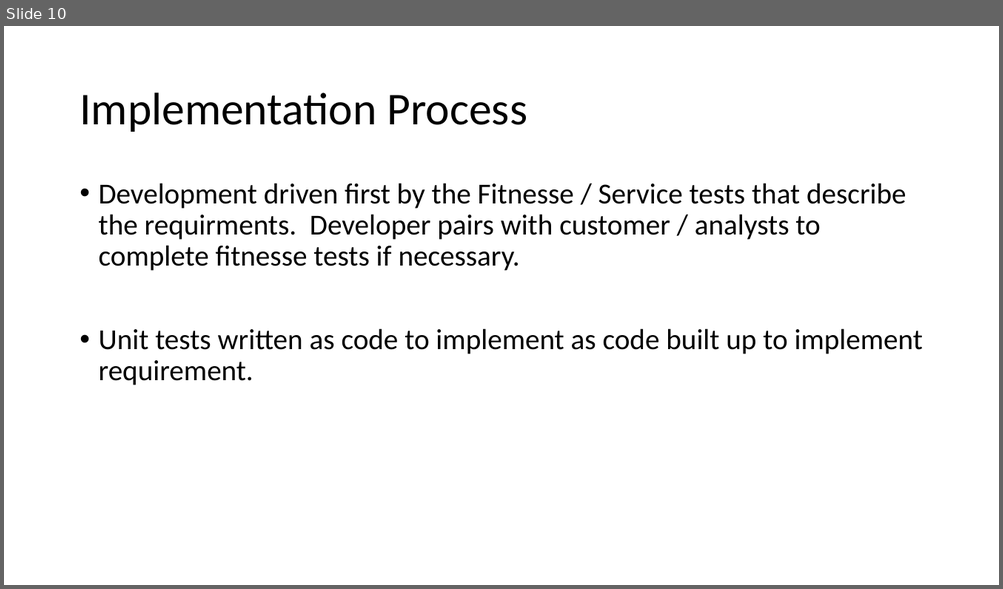
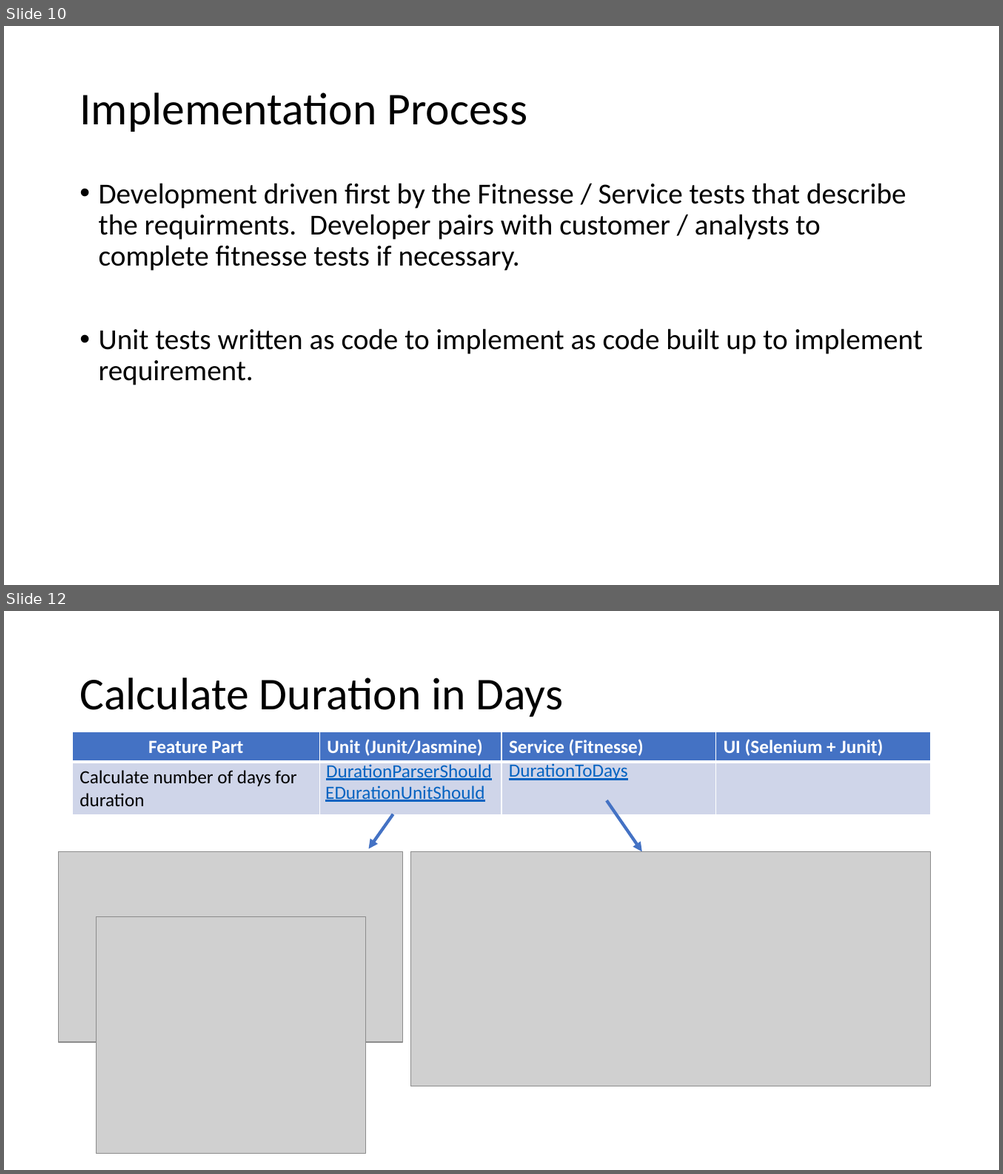
Before and after one commit to weaverj/testpyramidexample, a slide deck: Test Pyramid Presentation.pptx. Shown one above the other, each under a label of ours: slide 10 before the commit, slides 10 and 12 after it; the slides between them are not shown. The pictures are 1003x589 and 1003x1174 pixels, drawn with LibreOffice and Linux fonts; fonts in the diff are those of the drawing; grey boxes stand for pictures; background and template pictures are left out. Boxes give left, top, right and bottom in pixels: in the first picture for what was removed or moved away, otherwise in the second. Text is boxed around its words. In the diff, an @@ line names an element or a change of style, - is before the commit and + after.

```diff
--- a/Test Pyramid Presentation.pptx
+++ b/Test Pyramid Presentation.pptx
@@ slide 12 added at [4,611,999,1170], background #FFFFFF @@
@@ title added at [79,678,563,717], 44 pt, text #000000 @@
+Calculate Duration in Days
@@ table added at [73,732,931,815], 2 rows, 4 columns @@
+Feature Part | Unit (Junit/Jasmine) | Service (Fitnesse) | UI (Selenium + Junit)
+Calculate number of days for duration |  |  | 
@@ text added at [326,762,492,780], 18 pt, text #0563C1, underline @@
+DurationParserShould
@@ text added at [509,762,628,780], 18 pt, text #0563C1, underline @@
+DurationToDays
@@ text added at [325,786,484,802], 18 pt, text #0563C1, underline @@
+EDurationUnitShould
@@ arrow added from (607, 800) to (642, 852), #4472C4 3 pt @@
@@ arrow added from (392, 815) to (369, 849), #4472C4 3 pt @@
@@ picture added at [59,852,402,1043] @@
@@ picture added at [410,852,930,1086] @@
@@ picture added at [96,917,365,1154] @@
```
Also in this commit, not shown: 3 slides changed, 1 other slide added, 2 slides removed, 2 other files.
